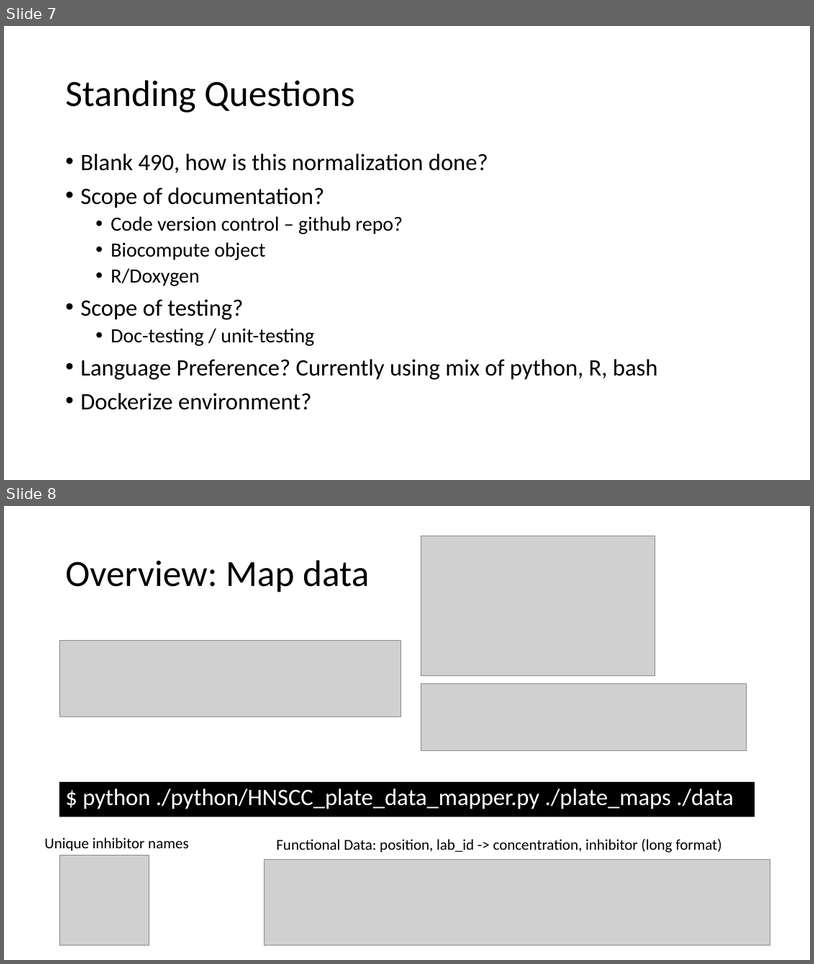
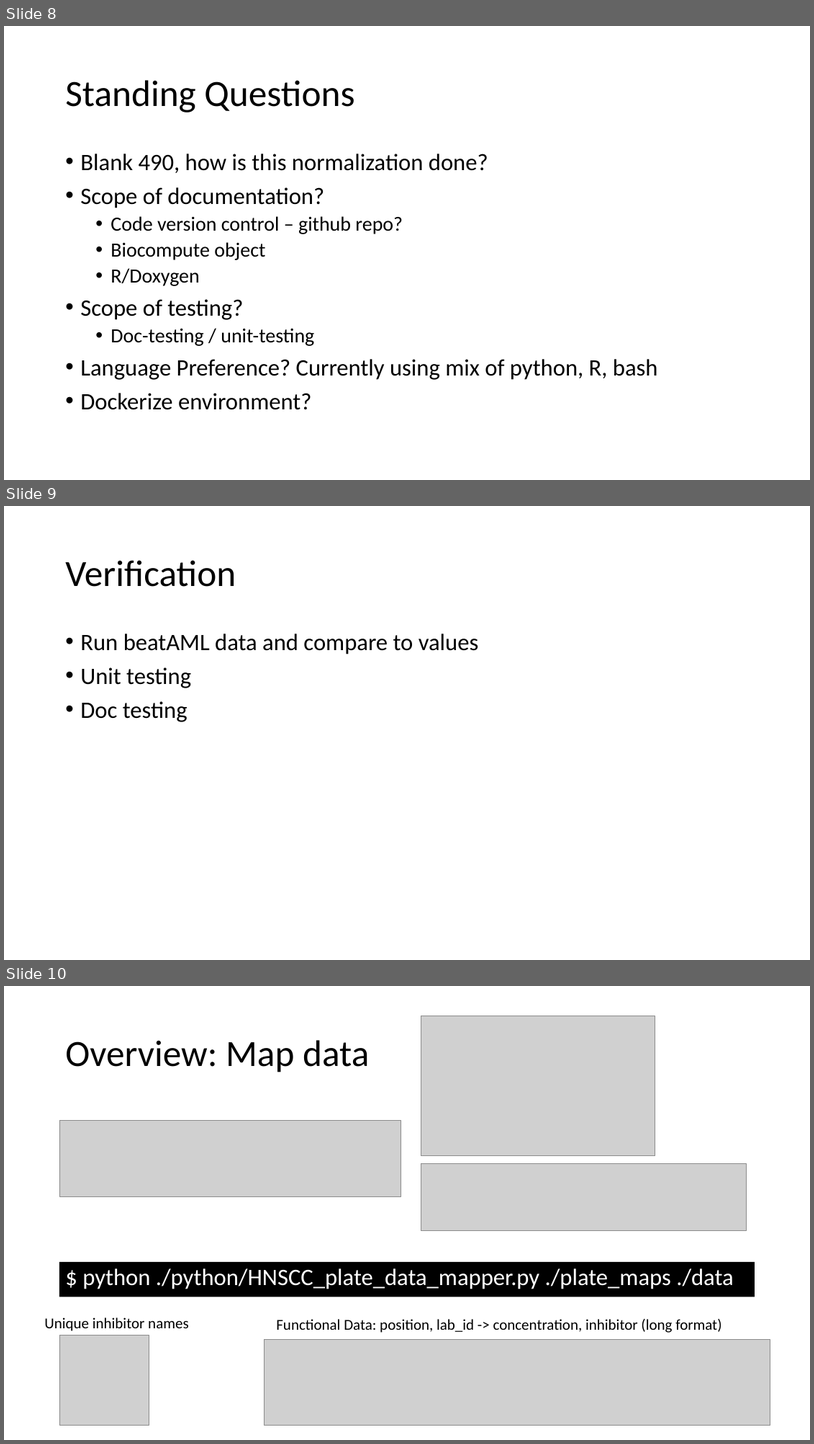
Before and after one commit to nathanieljevans/HNSCC_functional_data_pipeline, a slide deck: docs/HNSCC_functional_assay_pipeline_development.pptx. Shown one above the other, each under a label of ours: slides 7 and 8 before the commit, slides 8, 9 and 10 after it. The pictures are 814x964 and 814x1444 pixels, drawn with LibreOffice and Linux fonts; fonts in the diff are those of the drawing; grey boxes stand for pictures. Boxes give left, top, right and bottom in pixels: in the first picture for what was removed or moved away, otherwise in the second. Text is boxed around its words. In the diff, an @@ line names an element or a change of style, - is before the commit and + after.

Commit message:
major changes, rewriting pipeline within panel class for ease. + Deleted data

```diff
--- a/docs/HNSCC_functional_assay_pipeline_development.pptx
+++ b/docs/HNSCC_functional_assay_pipeline_development.pptx
@@ slide 9 added at <box>4,506,810,960</box>, background #FFFFFF @@
@@ title added at <box>65,560,236,587</box>, 44 pt, text #000000 @@
+Verification
@@ text added at <box>80,633,479,722</box>, 28 pt, text #000000 @@
+• Run beatAML data and compare to values
+• Unit testing
+• Doc testing
@@ what was slide 7 is now slide 8 @@
@@ what was slide 8 is now slide 10 @@
```
Also in this commit, not shown: 1 slide changed, 1 other slide added, 23 other files.
